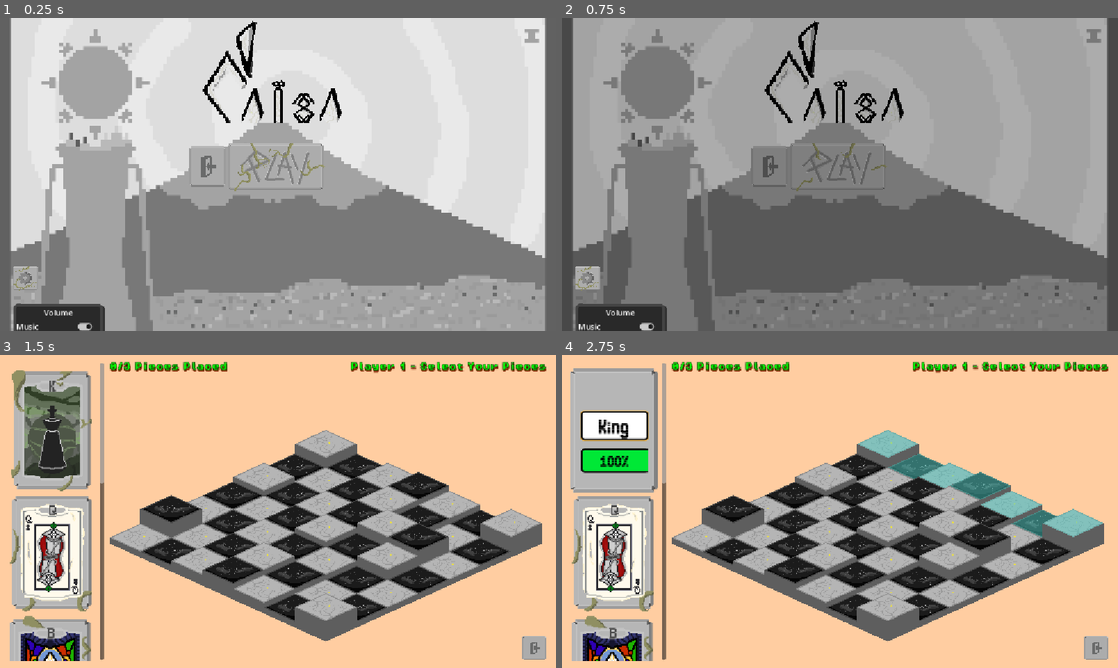
Above: before the commit, frames 1-4 (two rows, left to right).
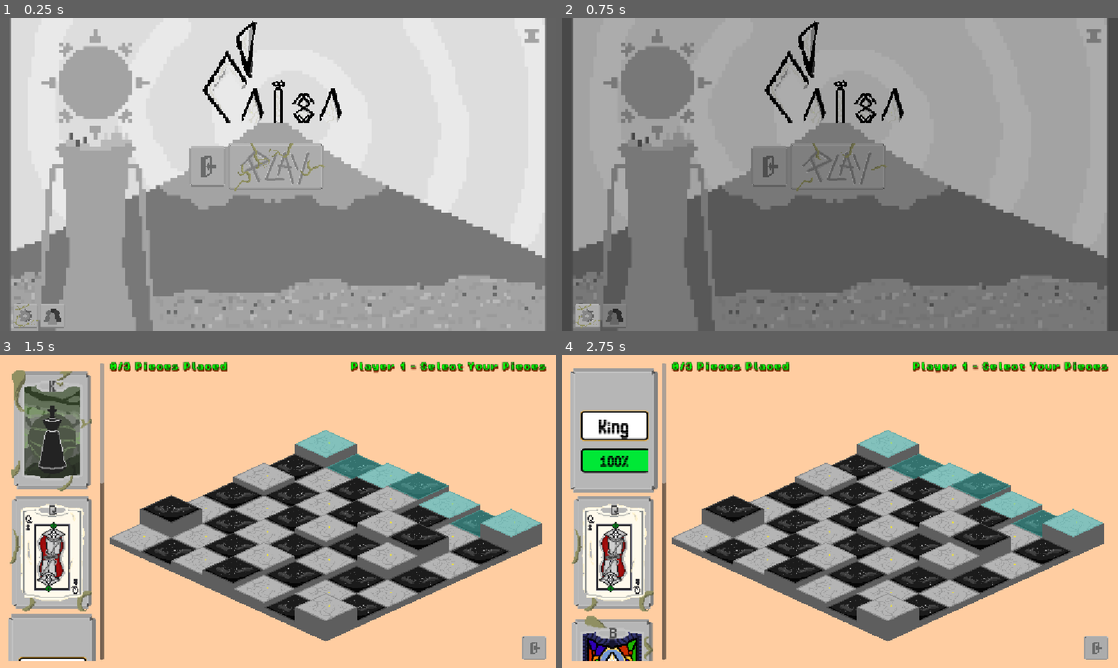
Above: after the commit, the same moments.

Repository: Caiisa-Games/caiisa
Game: Godot game, scene res://scenes/main_menu.tscn
Same seed, same stepped clock (60 frames per second), same inputs: the game is played once before the commit and once after it.
Inputs (mouse positions are in pixels of both pictures, inside the frame that each line leads up to; where the layout moved, square brackets give the same spot in the first picture):
- Up to frame 1 (0.25 s): no input
- Up to frame 2 (0.75 s): click (840, 165) at 0.5 s
- Up to frame 3 (1.5 s): click (27, 652) [27, 614] at 1.25 s
- Up to frame 4 (2.75 s): tap Enter at 2 s; move the mouse to (573, 373) at 2.02 s; click (573, 373) at 2.17 s

The runs differ from the first frame. In frame 1, 1.6% of the frame differs, in the area x 2-19%, y 79-100%; in frame 2, 1.6%; in frame 3, 4.7%, in the area x 1-98%, y 24-98%; in frame 4, nothing differs.

Commit message:
ggg gggg

Diff:
--- a/scenes/main_menu.tscn
+++ b/scenes/main_menu.tscn
@@ -600,8 +600,8 @@
 stretch_mode = 0
 
 [node name="SettingsMenu" parent="." instance=ExtResource("31_6h3lr")]
-offset = Vector2(-460, 300)
-transform = Transform2D(1, 0, 0, 1, -460, 300)
+offset = Vector2(-460, 378)
+transform = Transform2D(1, 0, 0, 1, -460, 378)
 
 [connection signal="mouse_entered" from="SettingsButton" to="." method="_on_settings_hover"]
 [connection signal="mouse_exited" from="SettingsButton" to="." method="_on_settings_exit"]
